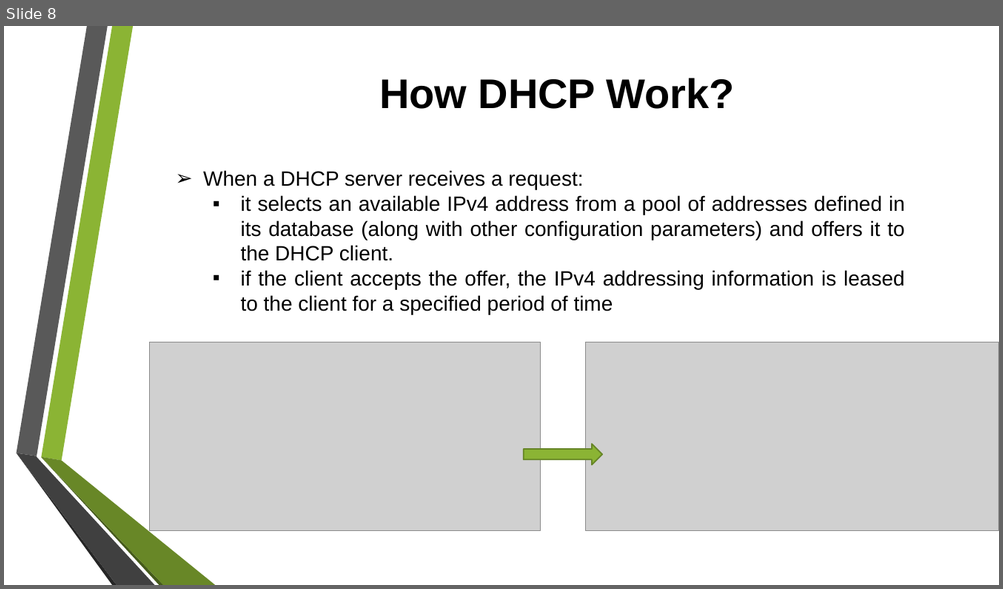
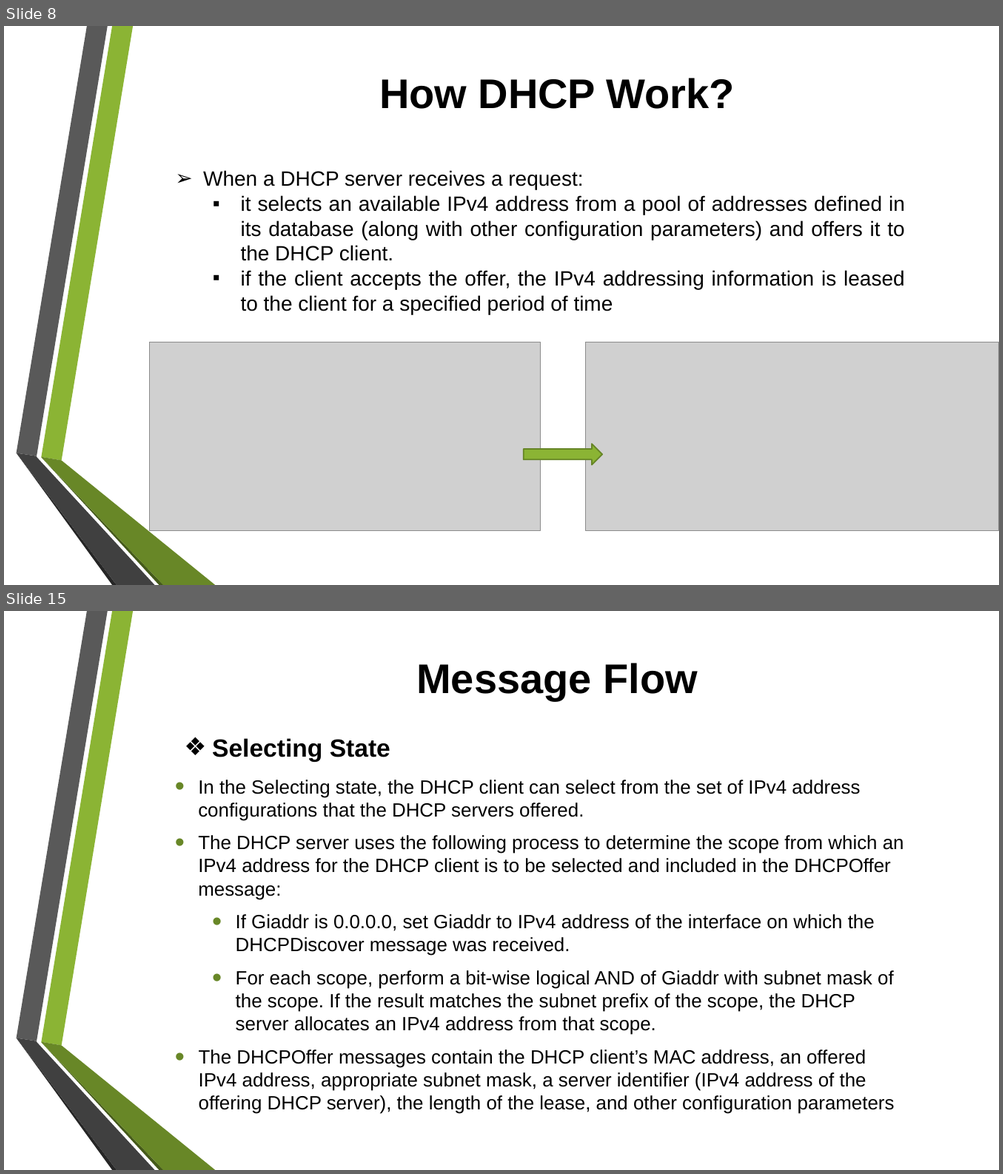
Before and after one commit to tiendatdk3493/Tai_Lieu, a slide deck: Dynamic Host Configuration Protocol (DHCP) Overview.pptx. Shown one above the other, each under a label of ours: slide 8 before the commit, slides 8 and 15 after it; the slides between them are not shown. The pictures are 1003x589 and 1003x1174 pixels, drawn with LibreOffice and Linux fonts; fonts in the diff are those of the drawing; grey boxes stand for pictures; background and template pictures are left out. Boxes give left, top, right and bottom in pixels: in the first picture for what was removed or moved away, otherwise in the second. Text is boxed around its words. In the diff, an @@ line names an element or a change of style, - is before the commit and + after.

```diff
--- a/Dynamic Host Configuration Protocol (DHCP) Overview.pptx
+++ b/Dynamic Host Configuration Protocol (DHCP) Overview.pptx
@@ slide 15 added at [4,611,999,1170], background picture (left out); not listed: 6 template elements that a slide beside it also shows @@
@@ title added at [416,663,697,701], 40 pt, text #000000, bold @@
+Message Flow
@@ text added at [212,738,390,762], 24 pt, text #000000, bold @@
+❖ Selecting State
@@ text added at [198,780,904,1114], 18.5 pt, text #000000 @@
+• In the Selecting state, the DHCP client can select from the set of IPv4 address configurations that the DHCP servers offered.
+• The DHCP server uses the following process to determine the scope from which an IPv4 address for the DHCP client is to be selected and included in the DHCPOffer message:
+  • If Giaddr is 0.0.0.0, set Giaddr to IPv4 address of the interface on which the DHCPDiscover message was received.
+  • For each scope, perform a bit-wise logical AND of Giaddr with subnet mask of the scope. If the result matches the subnet prefix of the scope, the DHCP server allocates an IPv4 address from that scope.
+  • The DHCPOffer messages contain the DHCP client’s MAC address, an offered IPv4 address, appropriate subnet mask, a server identifier (IPv4 address of the offering DHCP server), the length of the lease, and other configuration parameters
```
Also in this commit, not shown: 9 slides changed, 22 other slides added, 1 slide removed, 1 other file.
